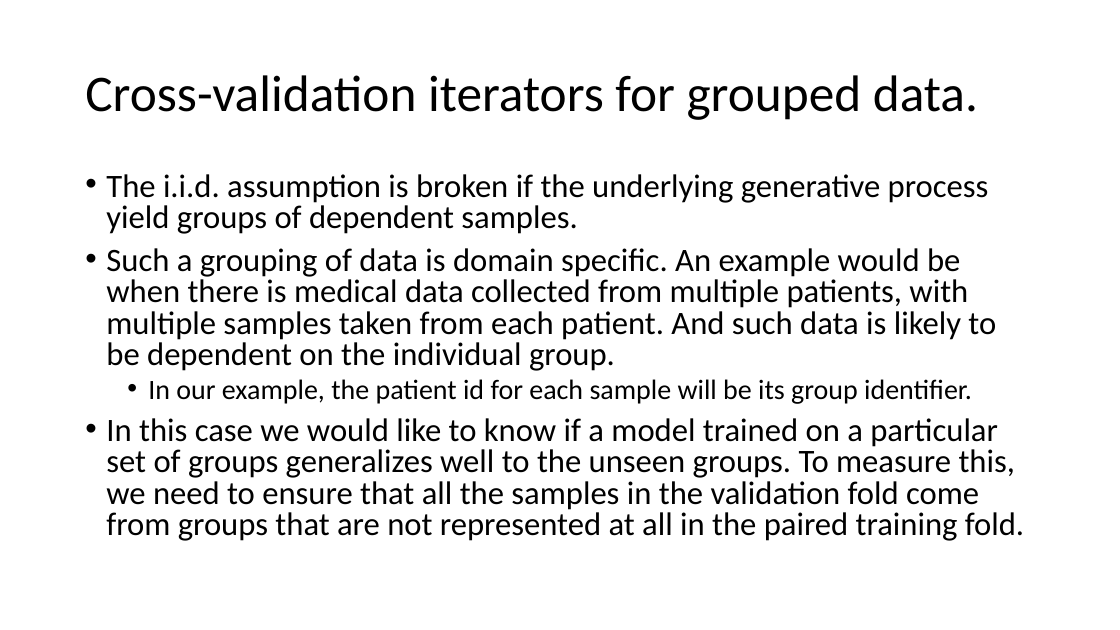
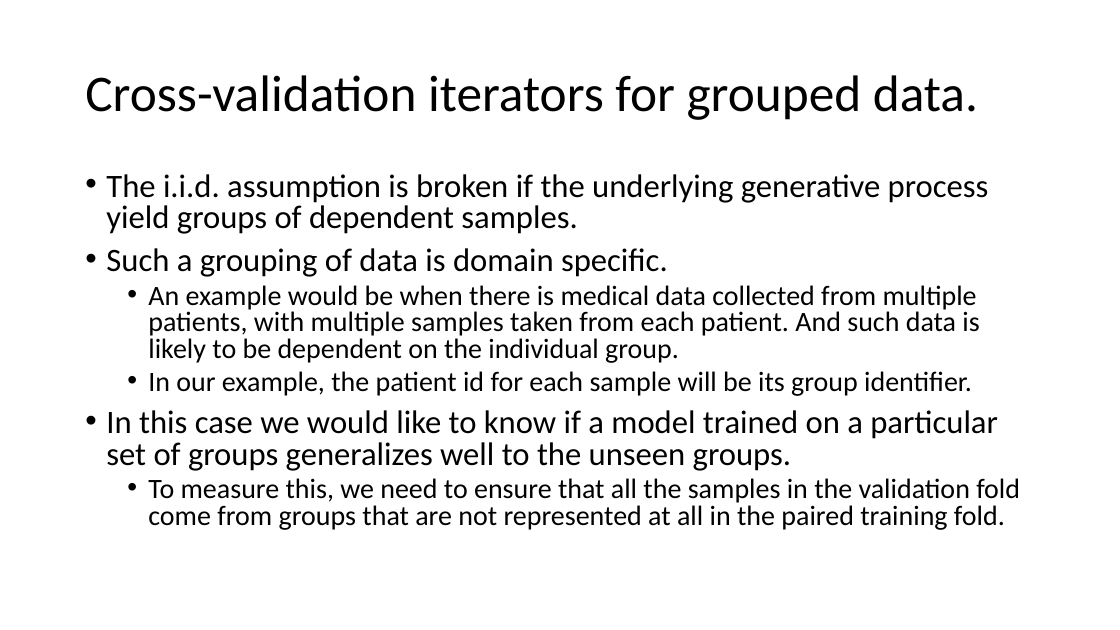
Before and after one commit to FranzGH/IoT_ML, a slide deck: slide 18 of Model selection.pptx (slide 17 before the commit). Drawn at 1120x630 pixels with LibreOffice and Linux fonts; fonts in the diff are those of the drawing. Boxes give left, top, right and bottom in pixels: in the first picture for what was removed or moved away, otherwise in the second. Text is boxed around its words. In the diff, an @@ line names an element or a change of style, - is before the commit and + after.

Commit message:
Model selection

```diff
--- a/Model selection.pptx
+++ b/Model selection.pptx
@@ text at bbox=[106, 248, 979, 363]: text changed; size 28 to 24 pt @@
-• Such a grouping of data is domain specific. An example would be when there is medical data collected from multiple patients, with multiple samples taken from each patient. And such data is likely to be dependent on the individual group.
+• Such a grouping of data is domain specific.
+  • An example would be when there is medical data collected from multiple patients, with multiple samples taken from each patient. And such data is likely to be dependent on the individual group.
@@ text at bbox=[106, 410, 1020, 530]: text changed; size 28 to 24 pt @@
-• In this case we would like to know if a model trained on a particular set of groups generalizes well to the unseen groups. To measure this, we need to ensure that all the samples in the validation fold come from groups that are not represented at all in the paired training fold.
+• In this case we would like to know if a model trained on a particular set of groups generalizes well to the unseen groups.
+  • To measure this, we need to ensure that all the samples in the validation fold come from groups that are not represented at all in the paired training fold.
```
Also in this commit, not shown: 23 other slides changed, 3 slides added, 1 slide removed, 8 other files.
